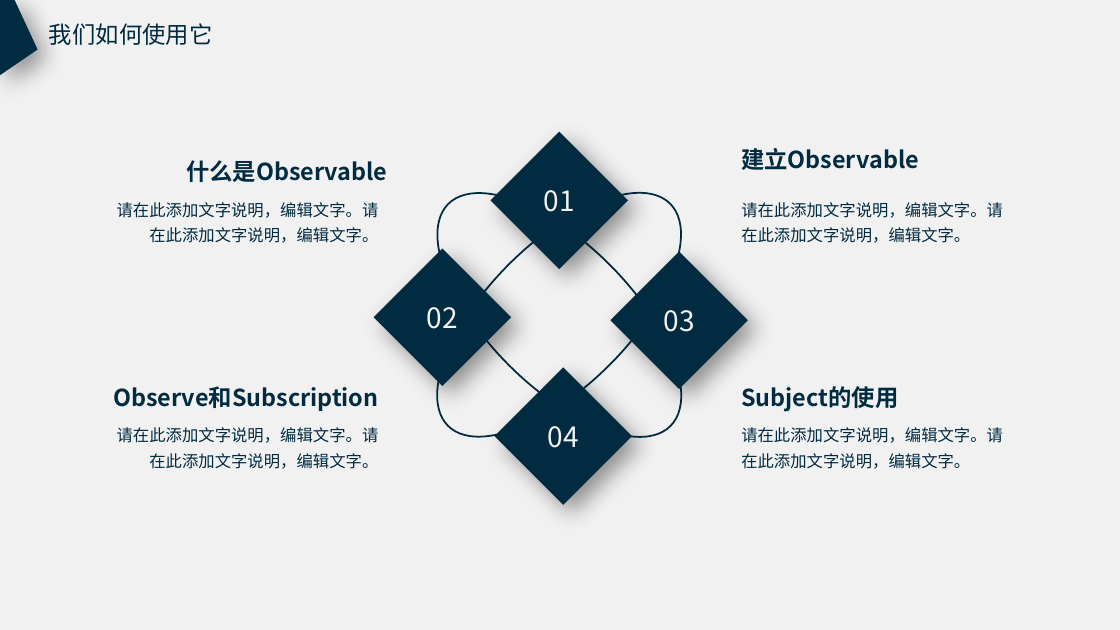
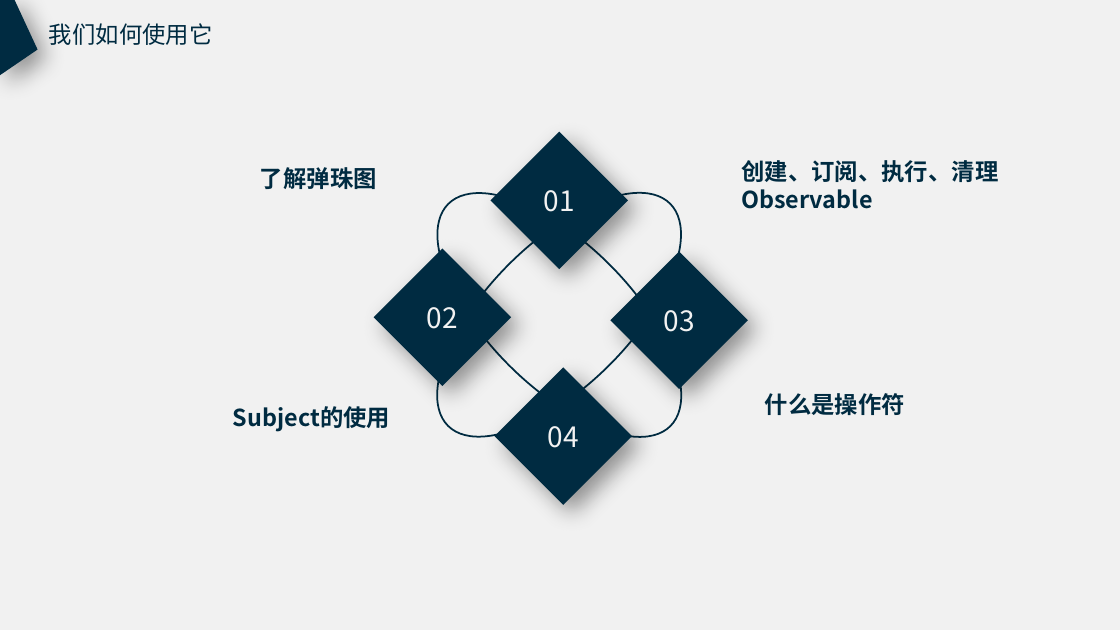
Before and after one commit to luoyiyi/rxjs-demos, a slide deck: slide 11 of rxjs入门分享.pptx (slide 9 before the commit). Drawn at 1120x630 pixels with LibreOffice and Linux fonts; fonts in the diff are those of the drawing. Boxes give left, top, right and bottom in pixels: in the first picture for what was removed or moved away, otherwise in the second. Text is boxed around its words. In the diff, an @@ line names an element or a change of style, - is before the commit and + after.

```diff
--- a/rxjs入门分享.pptx
+++ b/rxjs入门分享.pptx
@@ text at box(260, 167, 377, 189): text changed @@
-什么是Observable
+了解弹珠图
@@ text at box(741, 160, 998, 209): text changed @@
-建立Observable
+创建、订阅、执行、清理Observable
@@ text removed at box(117, 202, 379, 243) @@
-请在此添加文字说明，编辑文字。请在此添加文字说明，编辑文字。
@@ text removed at box(741, 202, 1003, 243) @@
-请在此添加文字说明，编辑文字。请在此添加文字说明，编辑文字。
@@ text removed at box(113, 386, 378, 411) @@
-Observe和Subscription
@@ text "Subject的使用": place and size @@
-text "Subject的使用" at box(741, 386, 898, 412)
+text "Subject的使用" at box(233, 406, 390, 432)
@@ text added at box(765, 393, 905, 415), 20 pt, text #002B41, bold @@
+什么是操作符
@@ text removed at box(117, 427, 379, 469) @@
-请在此添加文字说明，编辑文字。请在此添加文字说明，编辑文字。
@@ text removed at box(741, 427, 1003, 469) @@
-请在此添加文字说明，编辑文字。请在此添加文字说明，编辑文字。
```
Also in this commit, not shown: 4 other slides changed, 14 slides added, 20 slides removed, 1 other file.
